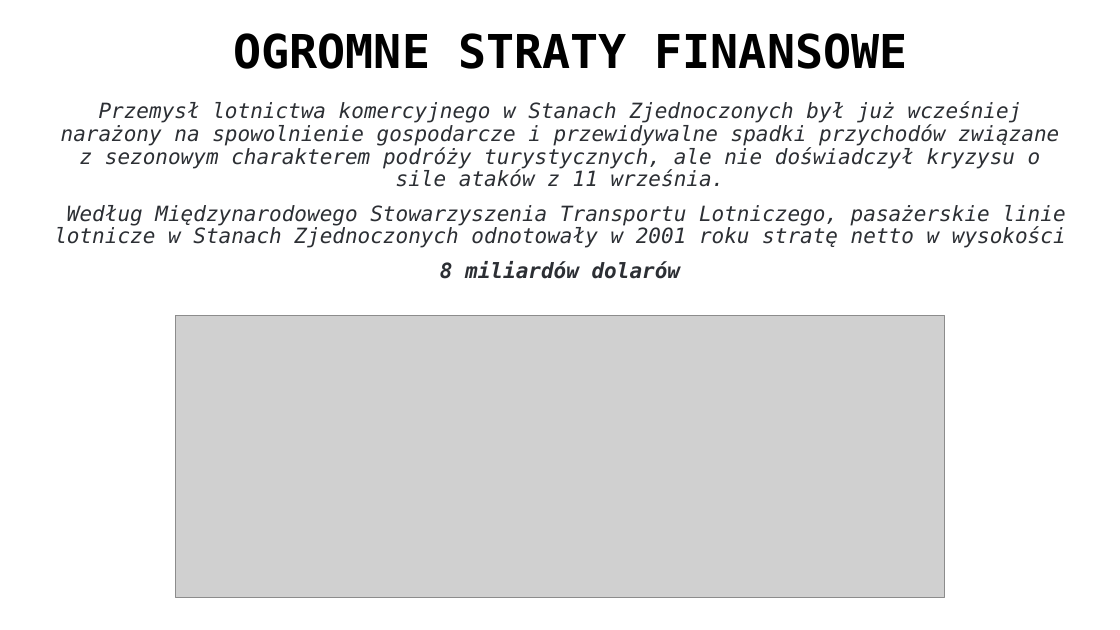
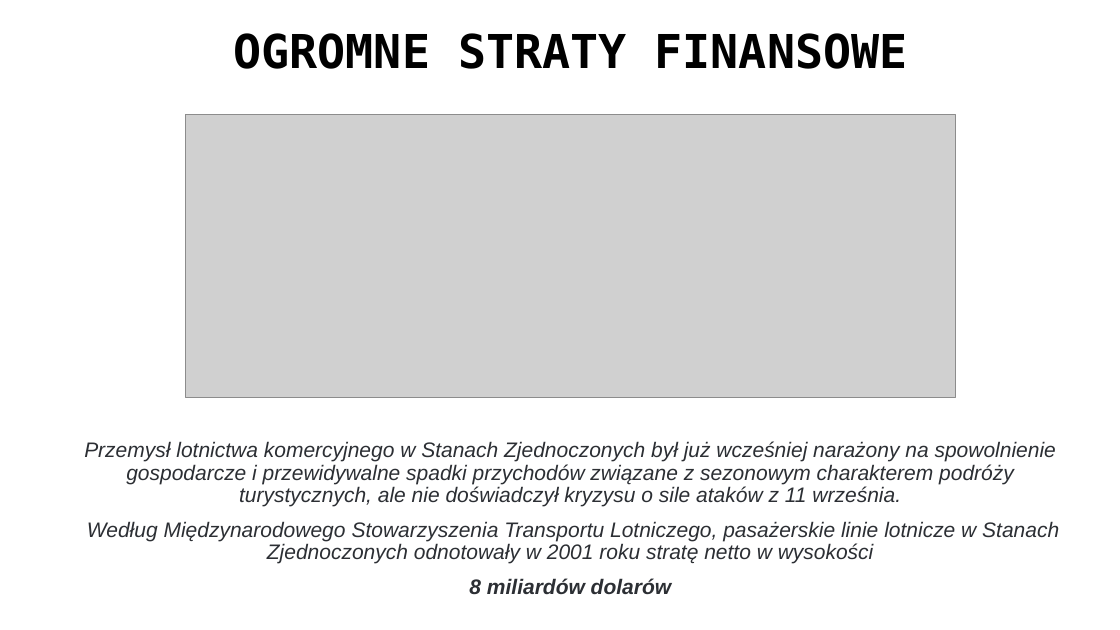
Before and after one commit to MikolajRowicki/Airlines, a slide deck: slide 7 of Ryszard/presentation_WTC.pptx (slide 11 before the commit). Drawn at 1120x630 pixels with LibreOffice and Linux fonts; fonts in the diff are those of the drawing; grey boxes stand for pictures; background and template pictures are left out. Boxes give left, top, right and bottom in pixels: in the first picture for what was removed or moved away, otherwise in the second. Text is boxed around its words. In the diff, an @@ line names an element or a change of style, - is before the commit and + after.

```diff
--- a/Ryszard/presentation_WTC.pptx
+++ b/Ryszard/presentation_WTC.pptx
@@ picture: place and size @@
-picture at <box>175,315,945,597</box>
+picture at <box>186,115,956,397</box>
@@ text "Przemysł lotnictwa komercyjnego w Stanach ...": place and size @@
-text "Przemysł lotnictwa komercyjnego w Stanach ..." at <box>54,101,1066,279</box>
+text "Przemysł lotnictwa komercyjnego w Stanach ..." at <box>84,441,1059,595</box>
@@ text "Przemysł lotnictwa komercyjnego w Stanach ..." at <box>84,441,1059,595</box>: font DejaVu Sans Mono to Arial @@
```
Also in this commit, not shown: 1 other slide changed, 4 slides removed.
